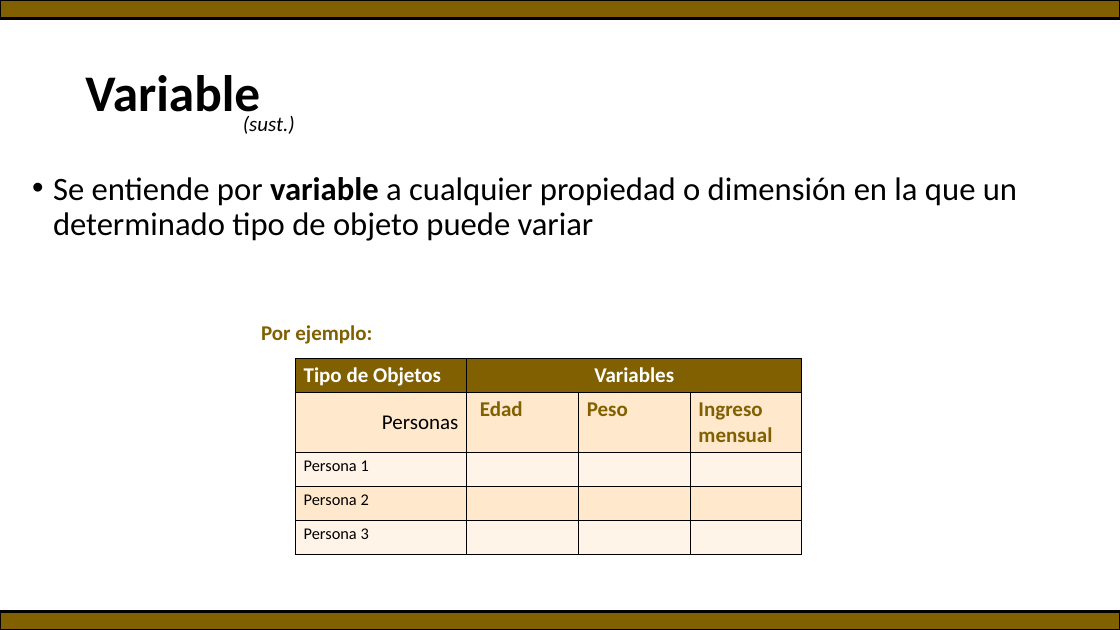
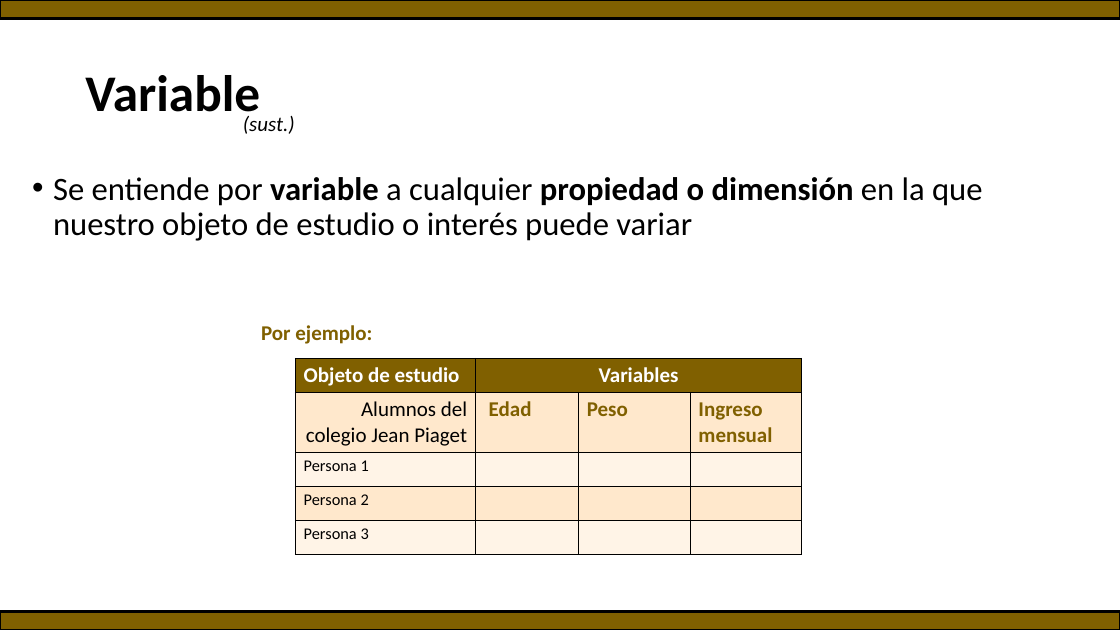
Before and after one commit to Adrifelcha/afchavez-019, a slide deck: slide 6 of JeanPiaget/ClaseMuestra/Hipotesis_Variables.pptx. Drawn at 1120x630 pixels with LibreOffice and Linux fonts; fonts in the diff are those of the drawing. Boxes give left, top, right and bottom in pixels: in the first picture for what was removed or moved away, otherwise in the second. Text is boxed around its words. In the diff, an @@ line names an element or a change of style, - is before the commit and + after.

```diff
--- a/JeanPiaget/ClaseMuestra/Hipotesis_Variables.pptx
+++ b/JeanPiaget/ClaseMuestra/Hipotesis_Variables.pptx
@@ text at [53, 177, 983, 241]: text changed @@
-• Se entiende por variable a cualquier propiedad o dimensión en la que un determinado tipo de objeto puede variar
+• Se entiende por variable a cualquier propiedad o dimensión en la que nuestro objeto de estudio o interés puede variar
@@ table at [296, 359, 802, 554] @@
-row 1, column 1: Tipo de Objetos
+row 1, column 1: Objeto de estudio
-row 2, column 1: Personas
+row 2, column 1: Alumnos del colegio Jean Piaget
```
Also in this commit, not shown: 10 other slides changed, 3 slides added, 2 slides removed.
